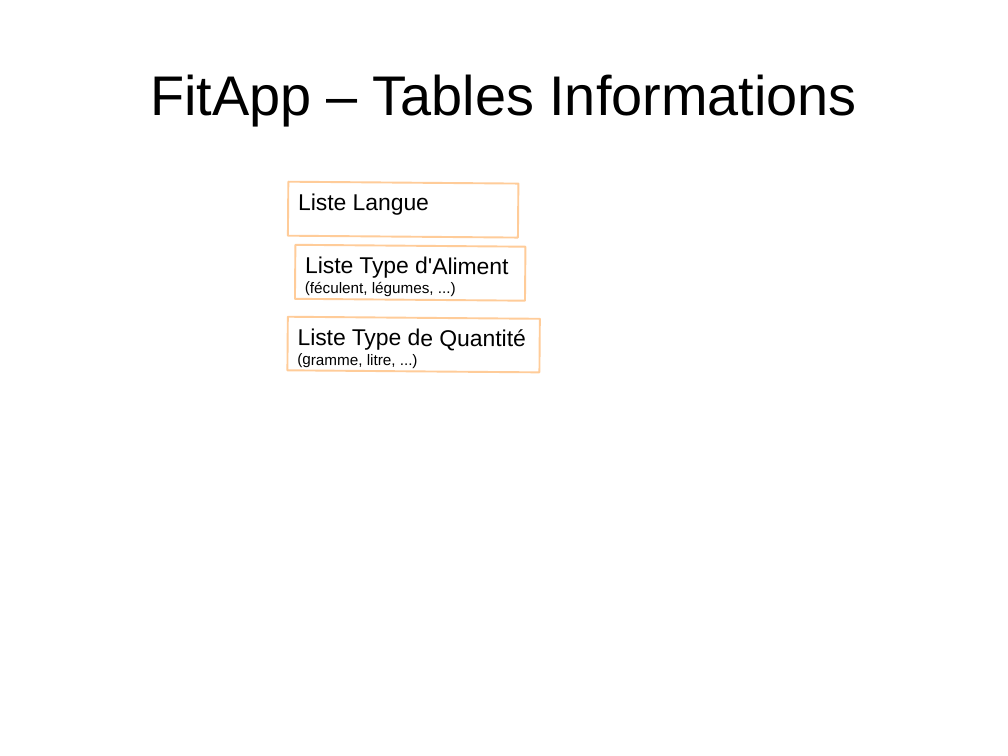
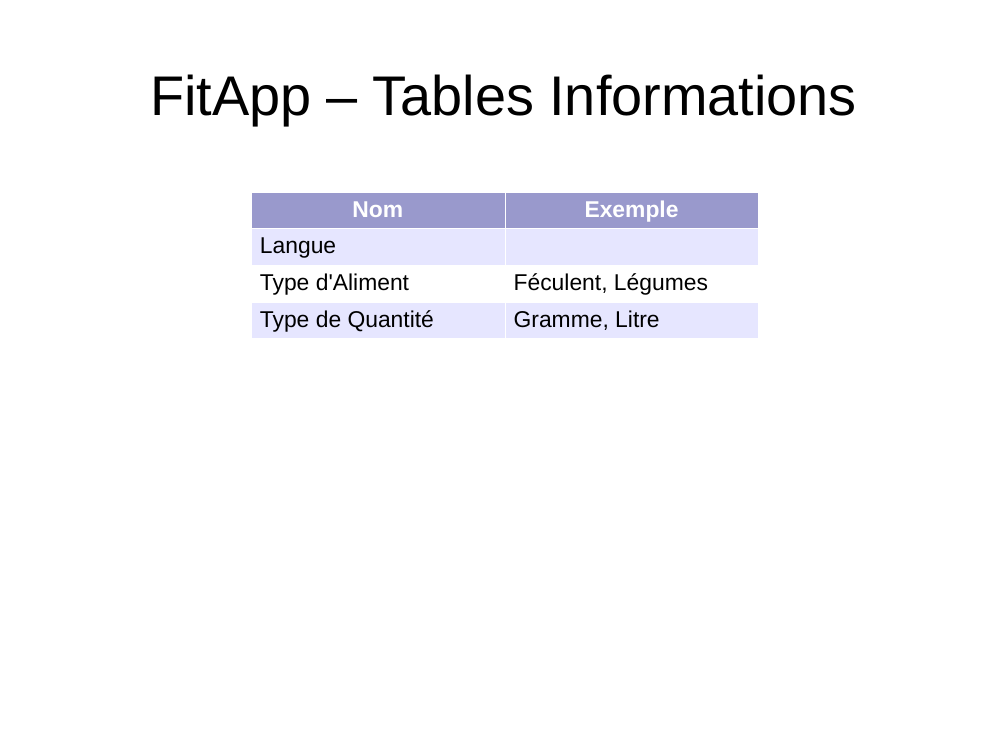
Before and after one commit to NicolasGavard/WebVysionSportV2, a slide deck: slide 2 of Documentations/FitApp - Table Informations v1.02.odp. Drawn at 1008x756 pixels with LibreOffice and Linux fonts; fonts in the diff are those of the drawing. Boxes give left, top, right and bottom in pixels: in the first picture for what was removed or moved away, otherwise in the second. Text is boxed around its words. In the diff, an @@ line names an element or a change of style, - is before the commit and + after.

Commit message:
Doc Table Codes

```diff
--- a/Documentations/FitApp - Table Informations v1.02.odp
+++ b/Documentations/FitApp - Table Informations v1.02.odp
@@ table added at (251, 192, 759, 368), 5 rows, 2 columns @@
+Nom | Exemple
+Langue | 
+Type d'Aliment | Féculent, Légumes
+Type de Quantité | Gramme, Litre
+ | 
@@ rectangle removed at (288, 182, 519, 238) @@
-Liste Langue
@@ rectangle removed at (295, 245, 526, 301) @@
-Liste Type d'Aliment
-(féculent, légumes, ...)
@@ rectangle removed at (288, 317, 541, 373) @@
-Liste Type de Quantité
-(gramme, litre, ...)
```
Also in this commit, not shown: 6 other slides changed, 3 slides added.
